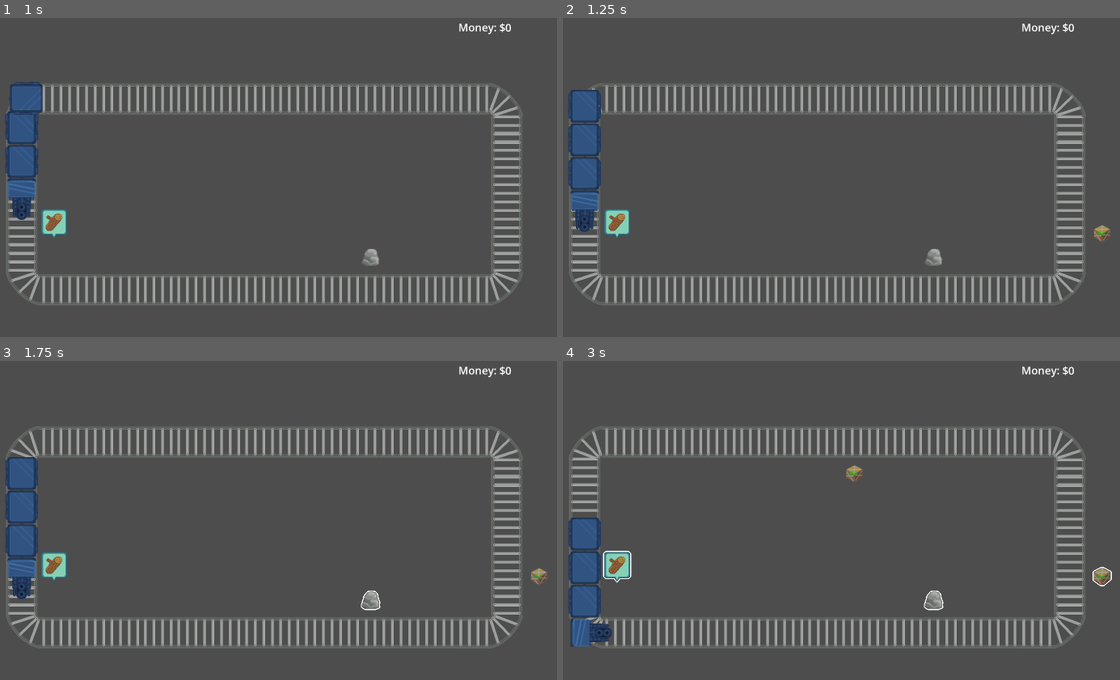
Above: before the commit, frames 1-4 (two rows, left to right).
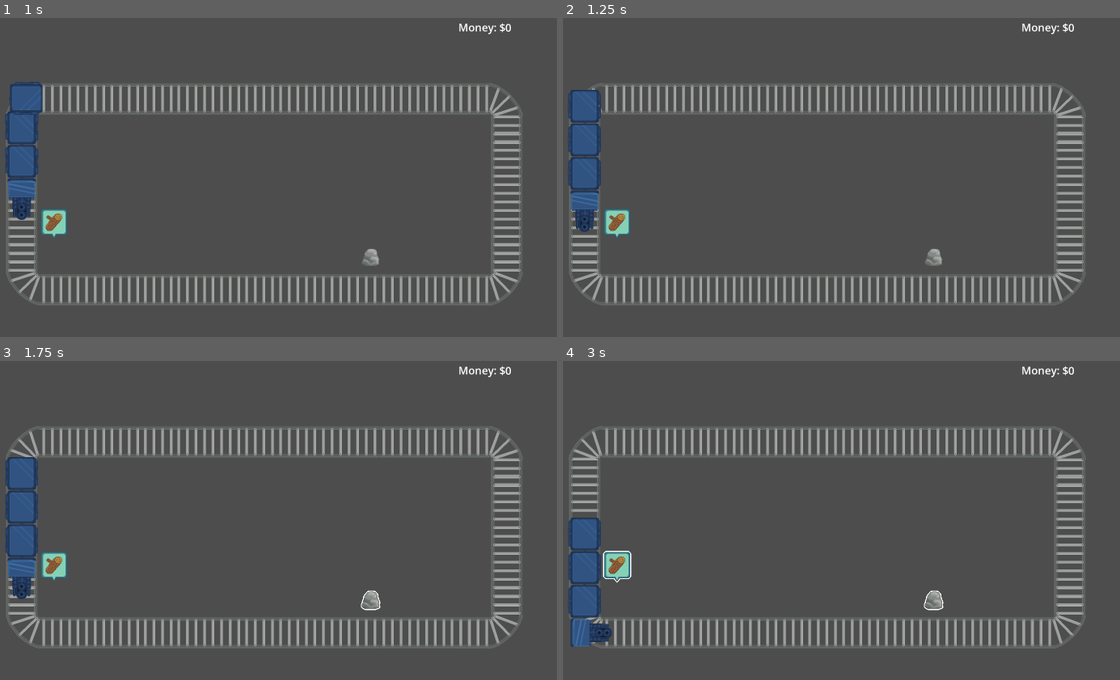
Above: after the commit, the same moments.

Repository: decadentpig/GMTK2025
Game: Godot game, scene res://main_menu.tscn
Same seed, same stepped clock (60 frames per second), same inputs: the game is played once before the commit and once after it.
Inputs (mouse positions are in pixels of both pictures, inside the frame that each line leads up to):
- Up to frame 1 (1 s): click "CHALLENGE MODE" at 0.5 s
- Up to frame 2 (1.25 s): no input
- Up to frame 3 (1.75 s): move the mouse to (373, 600) at 1.27 s; click (373, 600) at 1.35 s
- Up to frame 4 (3 s): move the mouse to (618, 565) at 2.02 s; click (618, 565) at 2.1 s; move the mouse to (1103, 577) at 2.77 s; click (1103, 577) at 2.85 s

Frame 1 is identical in both runs. In frame 2, 0.1% of the frame differs, in the area x 95-99%, y 65-71%; in frame 3, 0.1%; in frame 4, 0.3%, in the area x 50-99%, y 32-71%.

Commit message:
Use carriage icon for pickups

Diff:
--- a/Scenes/carriage_pickup_prefab.tscn
+++ b/Scenes/carriage_pickup_prefab.tscn
@@ -1,7 +1,7 @@
 [gd_scene load_steps=4 format=3 uid="uid://dsvps6y0glkn5"]
 
 [ext_resource type="Script" uid="uid://bct85s5p5bdwa" path="res://Scenes/carriage_pickup.gd" id="1_los3g"]
-[ext_resource type="Texture2D" uid="uid://ckc1aaucxtm4u" path="res://Assets/Icon-Crate.png" id="1_s2whb"]
+[ext_resource type="Texture2D" uid="uid://c33e3ltuborvh" path="res://Assets/Icon-Carriage.png" id="2_los3g"]
 
 [sub_resource type="RectangleShape2D" id="RectangleShape2D_los3g"]
 size = Vector2(64, 64)
@@ -13,15 +13,15 @@
 script = ExtResource("1_los3g")
 
 [node name="Sprite2D" type="Sprite2D" parent="."]
-texture = ExtResource("1_s2whb")
+texture = ExtResource("2_los3g")
 
 [node name="CollisionShape2D" type="CollisionShape2D" parent="."]
 shape = SubResource("RectangleShape2D_los3g")
 
 [node name="Cost" type="Label" parent="."]
-offset_left = -18.0
+offset_left = -13.0
 offset_top = -13.0
-offset_right = 22.0
+offset_right = 16.0
 offset_bottom = 10.0
 theme_override_colors/font_color = Color(0, 0.839216, 0, 1)
 text = "$50"
--- a/Scripts/carriage.gd
+++ b/Scripts/carriage.gd
@@ -51,7 +51,7 @@
 	if (
 		body is Carriage_Pickup_Node
 		and body.selected_by_player
-		#and Stats.money > 50
+		and Stats.money > 50
 	):
 		body.queue_free()
 		Stats.money -= 50
--- a/game_manager.gd
+++ b/game_manager.gd
@@ -110,7 +110,7 @@
 
 	if (
 		randf() < CARRIAGE_SPAWN_CHANCE
-		#and Stats.contracts_complete > CARRIAGE_SPAWN_AFTER_CONTRACTS
+		and Stats.contracts_complete > CARRIAGE_SPAWN_AFTER_CONTRACTS
 	):
 		spawn_carriage()
 #
